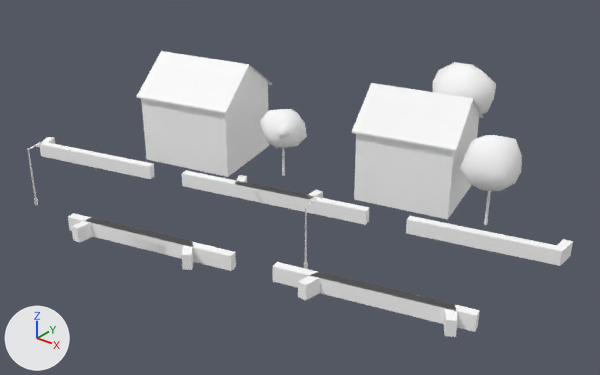
What one commit did to the glTF model cities/arlov-borggatan/pack/tiles/c-11_-9.glb.
Rendered twice from a 50 mm camera at (-575.3, -578.1, 35.8) aimed at (-620.7, -521.4, 0.6). Lighting does not change. The marker at lower left points along +X, +Y and +Z. The older version comes first. Where no turn or scale is listed for an object, it has been applied to the vertices. Vertices at exactly the same position are counted once.

The scene before the commit, as lines of its bpy script (objects in view):
```python
me_sm_building_w208687069 = bpy.data.meshes.new('SM_Building_w208687069')
me_sm_building_w208687069.from_pydata(...)  # 34 vertices, 28 faces; spans x -17.1..17.1, y -8.3..8.3, z -5.3..5.3
# faces by material slot: [8, 16, 4]
me_sm_building_w208687069.materials.append(mat_m_roof_metal_black)  # white #ffffff
me_sm_building_w208687069.materials.append(mat_m_wall_wood_falu_upper)  # white #ffffff
me_sm_building_w208687069.materials.append(mat_m_wall_wood_falu_blank)  # white #ffffff
me_sm_trees__11__9 = bpy.data.meshes.new('SM_Trees_-11_-9')
me_sm_trees__11__9.from_pydata(...)  # 414 vertices, 756 faces; spans x -12.8..12.8, y -11.0..11.0, z -5.0..5.0
# faces by material slot: [36, 720]
me_sm_trees__11__9.materials.append(mat_m_bark_wood)  # white #ffffff
me_sm_trees__11__9.materials.append(mat_m_leaf)  # white #ffffff
me_sm_wall_hedge__11__9 = bpy.data.meshes.new('SM_Wall_Hedge_-11_-9')
me_sm_wall_hedge__11__9.from_pydata(...)  # 176 vertices, 253 faces; spans x -26.9..26.9, y -12.3..12.3, z -0.7..0.7
me_sm_wall_hedge__11__9.materials.append(mat_m_hedge)  # white #ffffff
ob_sm_building_w208687069 = bpy.data.objects.new('SM_Building_w208687069', me_sm_building_w208687069)
ob_sm_building_w208687069.location = (-623.78, -516.45, 5.09)
ob_sm_trees__11__9 = bpy.data.objects.new('SM_Trees_-11_-9', me_sm_trees__11__9)
ob_sm_trees__11__9.location = (-614.17, -510.26, 4.86)
ob_sm_wall_hedge__11__9 = bpy.data.objects.new('SM_Wall_Hedge_-11_-9', me_sm_wall_hedge__11__9)
ob_sm_wall_hedge__11__9.location = (-622.47, -528.39, 0.5)
# also in view: 'SM_Building_w208687070' at (-635.0, -519.3, 8.6)
```
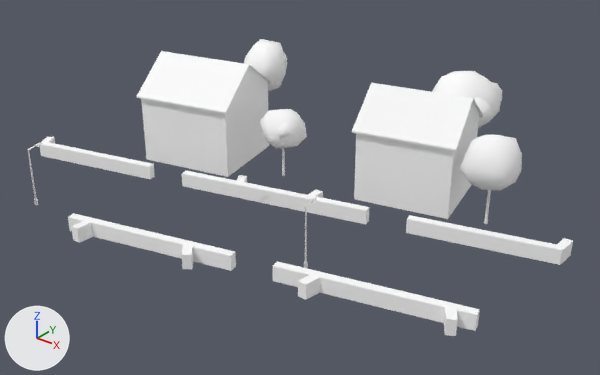
The newer file is also turned or shifted as a whole; pictures and numbers use the older file's frame.

Boxes [x1, y1, x2, y2] around the edits, measured in the pictures (600 x 375 px; the box of a moved part takes in the faces that stretch with it):
'SM_Wall_Hedge_-11_-9', reshaped
    before: [40, 137, 573, 337]
    after: [40, 137, 573, 336]
'SM_Trees_-11_-9', reshaped (6% wider, 13% taller)
    before: [260, 62, 522, 225]
    after: [244, 39, 522, 224]
part 1 of me_sm_trees__11__9, added
    after: [244, 39, 287, 91]
part 2 of me_sm_trees__11__9, added (mostly hidden)
    after: [278, 53, 287, 65]
part 3 of me_sm_trees__11__9, added
    after: [432, 71, 502, 128]
part 4 of me_sm_trees__11__9, added (mostly hidden)
    after: [474, 97, 492, 126]
part 5 of me_sm_trees__11__9, deleted
    before: [433, 62, 496, 114]
part 6 of me_sm_wall_hedge__11__9, moved or reshaped
    before: [273, 262, 480, 337]
    after: [273, 261, 480, 336]
part 7 of me_sm_wall_hedge__11__9, moved or reshaped
    before: [406, 216, 573, 266]
    after: [406, 215, 573, 265]
part 8 of me_sm_wall_hedge__11__9, reshaped
    before: [68, 213, 227, 256]
    after: [92, 219, 235, 256]

The change, as a diff of the scene's bpy script:
```diff
--- a/cities/arlov-borggatan/pack/tiles/c-11_-9.glb.py
+++ b/cities/arlov-borggatan/pack/tiles/c-11_-9.glb.py
@@ me_sm_trees__11__9 @@
 # used by ob_sm_trees__11__9; location = (-614.17, -510.26, 4.86)
-me_sm_trees__11__9.from_pydata(...)  # 414 vertices, 756 faces; spans x -12.8..12.8, y -11.0..11.0, z -5.0..5.0
+me_sm_trees__11__9.from_pydata(...)  # 552 vertices, 1008 faces; spans x -23.1..12.8, y -11.0..8.8, z -5.0..5.3
+# me_sm_trees__11__9 part 1: a new loose piece of 42 vertices spanning x -23.1..-18.2, y -2.0..3.3, z -0.8..5.2, in mat_m_leaf (white #ffffff)
+# me_sm_trees__11__9 part 2: a new loose piece of 42 vertices spanning x -21.4..-18.2, y -0.7..2.3, z 2.0..4.4, in mat_m_leaf (white #ffffff)
+# me_sm_trees__11__9 part 3: a new loose piece of 42 vertices spanning x -1.5..5.5, y 0.8..8.2, z -0.6..5.3, in mat_m_leaf (white #ffffff)
+# me_sm_trees__11__9 part 4: a new loose piece of 42 vertices spanning x 1.6..5.8, y 1.3..5.5, z 0.2..3.7, in mat_m_leaf (white #ffffff)
+# me_sm_trees__11__9 part 5: 42 vertices removed from x -2.8..4.0, y 4.1..11.0, z -0.6..5.0
+# other edits to the shape of me_sm_trees__11__9 do not show in these pictures
 me_sm_trees__11__9.materials.append(mat_m_bark_wood)
@@ me_sm_wall_hedge__11__9 @@
 # used by ob_sm_wall_hedge__11__9; location = (-622.47, -528.39, 0.5)
-me_sm_wall_hedge__11__9.from_pydata(...)  # 176 vertices, 253 faces; spans x -26.9..26.9, y -12.3..12.3, z -0.7..0.7
+me_sm_wall_hedge__11__9.from_pydata(...)  # 171 vertices, 245 faces; spans x -26.9..26.9, y -12.3..12.3, z -0.7..0.8
+# me_sm_wall_hedge__11__9 part 6: 3 vertices moved from x 15.0..19.5, y -4.4..-4.1, z -0.7..0.7 to x 15.0..19.5, y -4.4..-4.1, z -0.6..0.8; 32 vertices removed from x 15.0..25.8, y -5.2..-1.8, z -0.7..0.7; 35 vertices added at x 15.0..25.8, y -5.2..-1.8, z -0.6..0.8
+# me_sm_wall_hedge__11__9 part 7: 10 vertices moved from x 22.5..26.9, y 9.1..12.3, z -0.7..0.7 to x 22.5..26.9, y 9.1..12.3, z -0.6..0.8; 8 vertices removed from x 15.0..26.9, y 7.2..12.3, z -0.7..0.7; 8 vertices added at x 15.0..26.9, y 7.2..12.3, z -0.6..0.8
+# me_sm_wall_hedge__11__9 part 8: 9 vertices removed from x -7.5..0.0, y -11.6..-8.2, z -0.5..0.7; 1 vertex added at x 0.0, y -8.5, z 0.7
+# other edits to the shape of me_sm_wall_hedge__11__9 do not show in these pictures
 me_sm_wall_hedge__11__9.materials.append(mat_m_hedge)
```
